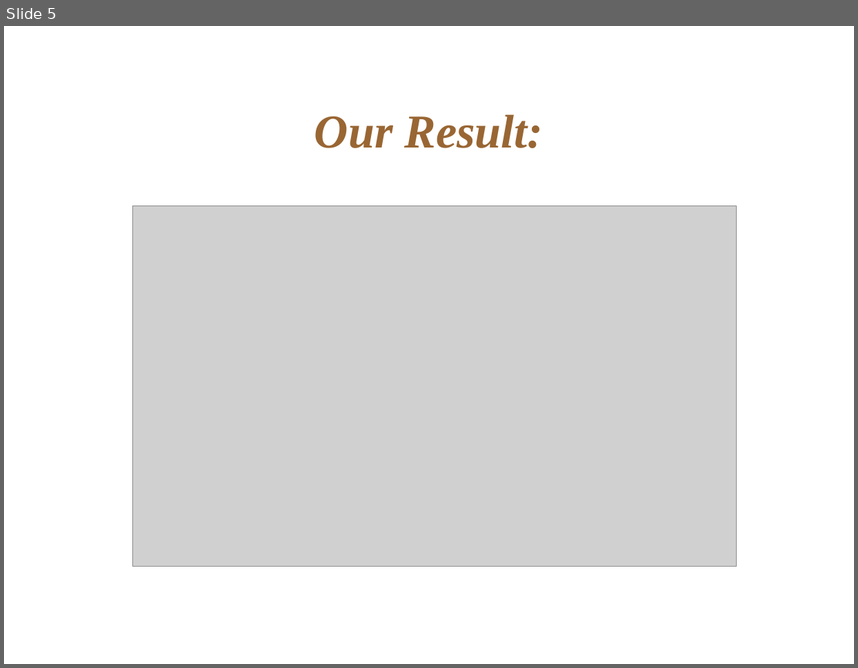
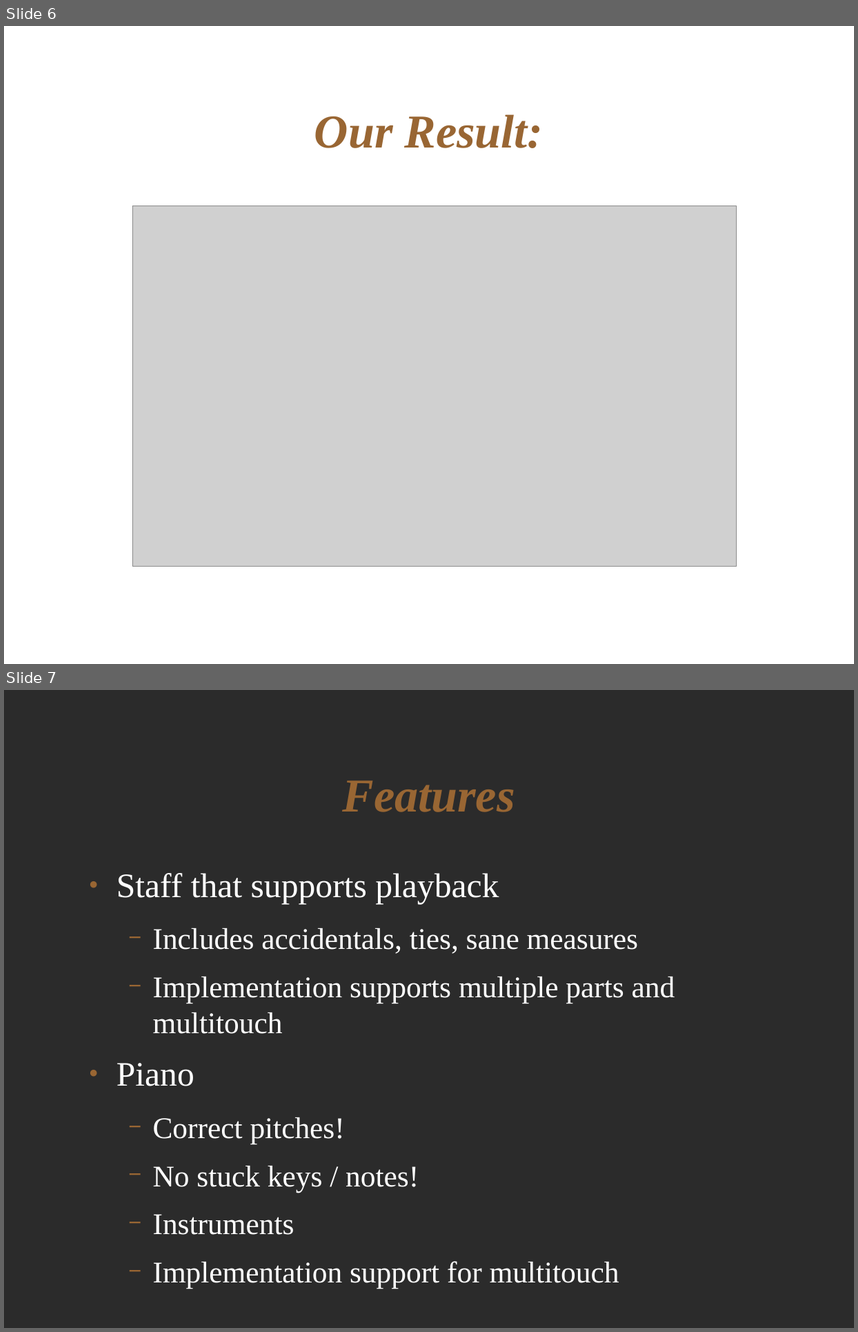
Before and after one commit to cassandracomar/VAFusion2, a slide deck: doc/final_slides.odp. Shown one above the other, each under a label of ours: slide 5 before the commit, slides 6 and 7 after it. The pictures are 858x668 and 858x1332 pixels, drawn with LibreOffice and Linux fonts; fonts in the diff are those of the drawing; grey boxes stand for pictures; background and template pictures are left out; a plain dark background stands for a picture behind light text. Boxes give left, top, right and bottom in pixels: in the first picture for what was removed or moved away, otherwise in the second. Text is boxed around its words. In the diff, an @@ line names an element or a change of style, - is before the commit and + after.

```diff
--- a/doc/final_slides.odp
+++ b/doc/final_slides.odp
@@ slide 7 added at [4, 690, 854, 1328], background picture (left out) @@
@@ title added at [343, 780, 515, 812], 44 pt, text #996633, bold, italic @@
+Features
@@ text added at [116, 873, 675, 1288], 28 pt, text #FFFFFF @@
+● Staff that supports playback
+  − Includes accidentals, ties, sane measures
+  − Implementation supports multiple parts and multitouch
+● Piano
+  − Correct pitches!
+  − No stuck keys / notes!
+  − Instruments
+  − Implementation support for multitouch
@@ what was slide 5 is now slide 6 @@
```
Also in this commit, not shown: 9 other slides added.
